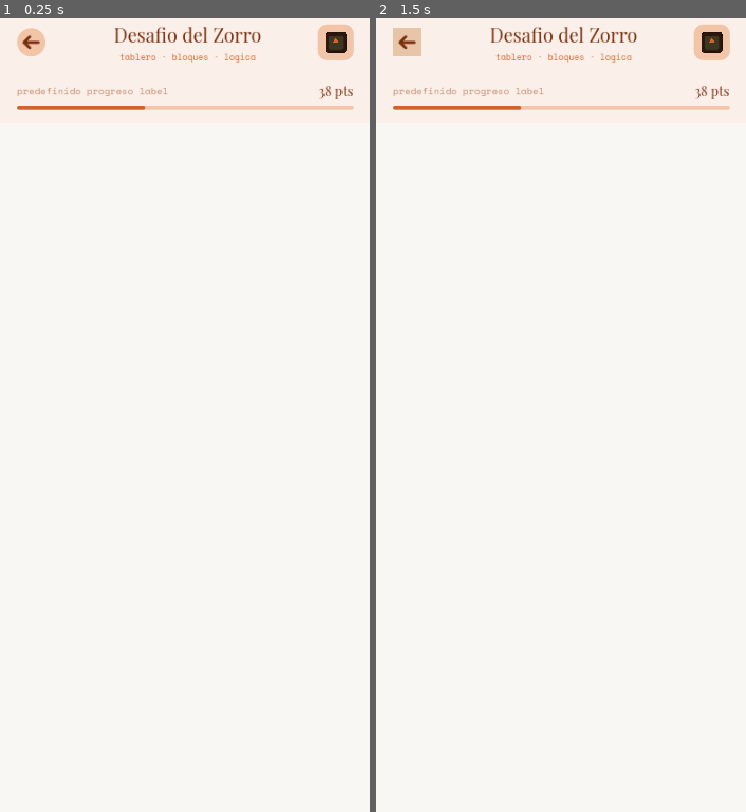
Above: before the commit, frames 1-2 (left to right).
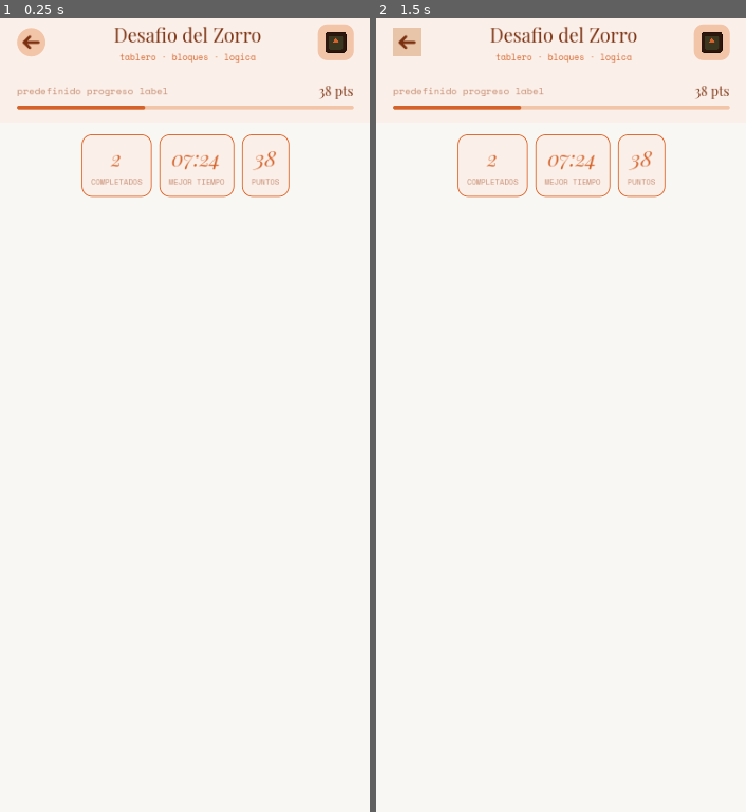
Above: after the commit, the same moments.

Repository: kikesnz7/HUNTERRIDDLE
Game: Godot game, scene res://Escenas/ZorroScreen.tscn
Two runs of this game, one before a commit and one after it. Both use one fixed random seed, a clock stepped at 60 frames per second and the inputs below. This scene is started directly instead of the project's main scene.
Inputs (mouse positions are in pixels of both pictures, inside the frame that each line leads up to):
- Up to frame 1 (0.25 s): no input
- Up to frame 2 (1.5 s): click (405, 41) at 0.5 s; click (405, 41) at 1.25 s

The runs differ from the first frame. In frame 1, 0.8% of the frame differs, in the area x 21-79%, y 14-23%; in frame 2, 0.8%.

Commit message:
Actualizacion Interfaz Zorro(commit 3)
Este va a ser un poco mas largo, he implementado un contenedor para paneles, esos paneles son una clase aparte, la cual sirve de molde para que simplemente sea modificar algunos campos, solo se cambia el texto de las mismas, esto mejora nuestro encapsulamiento de codigo, esto hay que documentarlo bien, y es bastante sencillo a la hora de entenderlo, utilizo Por PRIMERA ver GDscript para funcionalidad. Cosas a tener en cuenta: Al implementar funcionalidades mediante scripts, no se ve el contenido hasta ejecutar la aplicacion, pero hago que mediante una libreria podamos ver los cambios de los mismos en nuestro editor: la libreria se llama @tool, hay que llamarla justo antes de declarar herencias o implementaciones de interfaces de la clase/nodo

Diff:
--- /dev/null
+++ b/Escenas/UI/StatPill.gd
@@ -0,0 +1,21 @@
+@tool
+extends PanelContainer
+
+@export var stat_value : String = "—"
+@export var stat_label : String = ""
+
+@onready var value_lbl : Label = $PillVBox/ValueLabel
+@onready var name_lbl  : Label = $PillVBox/NameLabel
+
+func _ready():
+	value_lbl.text = stat_value
+	name_lbl.text  = stat_label
+
+func set_stat(value: String, label: String = ""):
+	if label != "":
+		name_lbl.text = label
+	value_lbl.modulate.a = 0.0
+	value_lbl.text = value
+	var tween = create_tween()
+	tween.tween_property(value_lbl, "modulate:a", 1.0, 0.3)\
+		.set_ease(Tween.EASE_OUT)
--- /dev/null
+++ b/Escenas/UI/StatPill.tscn
@@ -0,0 +1,53 @@
+[gd_scene format=3 uid="uid://d1f11nhnsftid"]
+
+[ext_resource type="Script" uid="uid://17f1ivr20ply" path="res://Escenas/UI/StatPill.gd" id="1_qgh0x"]
+[ext_resource type="FontFile" uid="uid://l0r14x3kpqye" path="res://fonts/Playfair_Display/PlayfairDisplay-Italic-VariableFont_wght.ttf" id="2_u4d41"]
+[ext_resource type="FontFile" uid="uid://2n0xs3nlrstp" path="res://fonts/Space_Mono/SpaceMono-Regular.ttf" id="3_wgsvi"]
+
+[sub_resource type="StyleBoxFlat" id="StyleBoxFlat_ndpye"]
+content_margin_left = 10.0
+content_margin_top = 10.0
+content_margin_right = 10.0
+content_margin_bottom = 10.0
+bg_color = Color(0.9843137, 0.9411765, 0.9137255, 1)
+border_width_left = 1
+border_width_top = 1
+border_width_right = 1
+border_width_bottom = 1
+border_color = Color(0.8691822, 0.4069171, 0.17578448, 1)
+corner_radius_top_left = 10
+corner_radius_top_right = 10
+corner_radius_bottom_right = 10
+corner_radius_bottom_left = 10
+
+[node name="StatPill" type="PanelContainer" unique_id=664847760]
+anchors_preset = 15
+anchor_right = 1.0
+anchor_bottom = 1.0
+grow_horizontal = 2
+grow_vertical = 2
+size_flags_vertical = 4
+theme_override_styles/panel = SubResource("StyleBoxFlat_ndpye")
+script = ExtResource("1_qgh0x")
+
+[node name="PillVBox" type="VBoxContainer" parent="." unique_id=1702351924]
+layout_mode = 2
+size_flags_vertical = 4
+alignment = 1
+
+[node name="ValueLabel" type="Label" parent="PillVBox" unique_id=184200441]
+layout_mode = 2
+size_flags_horizontal = 4
+theme_override_colors/font_color = Color(0.83137256, 0.38431373, 0.16470589, 1)
+theme_override_fonts/font = ExtResource("2_u4d41")
+theme_override_font_sizes/font_size = 22
+horizontal_alignment = 1
+
+[node name="NameLabel" type="Label" parent="PillVBox" unique_id=1843689924]
+layout_mode = 2
+size_flags_horizontal = 4
+theme_override_colors/font_color = Color(0.76862746, 0.5372549, 0.43529412, 1)
+theme_override_fonts/font = ExtResource("3_wgsvi")
+theme_override_font_sizes/font_size = 8
+horizontal_alignment = 1
+uppercase = true
--- a/Escenas/ZorroScreen.tscn
+++ b/Escenas/ZorroScreen.tscn
@@ -4,6 +4,7 @@
 [ext_resource type="FontFile" uid="uid://blufchrq548bf" path="res://fonts/Playfair_Display/PlayfairDisplay-VariableFont_wght.ttf" id="2_reqkm"]
 [ext_resource type="FontFile" uid="uid://2n0xs3nlrstp" path="res://fonts/Space_Mono/SpaceMono-Regular.ttf" id="3_kt2dm"]
 [ext_resource type="FontFile" uid="uid://b56lqtrbltw8y" path="res://fonts/Playfair_Display/static/PlayfairDisplay-Regular.ttf" id="4_reqkm"]
+[ext_resource type="PackedScene" uid="uid://d1f11nhnsftid" path="res://Escenas/UI/StatPill.tscn" id="5_kt2dm"]
 
 [sub_resource type="StyleBoxFlat" id="StyleBoxFlat_gqyw2"]
 content_margin_left = 18.0
@@ -69,6 +70,14 @@
 corner_radius_bottom_right = 2
 corner_radius_bottom_left = 2
 
+[sub_resource type="StyleBoxFlat" id="StyleBoxFlat_reqkm"]
+content_margin_left = 18.0
+content_margin_top = 12.0
+content_margin_right = 18.0
+content_margin_bottom = 12.0
+bg_color = Color(0.9764706, 0.96862745, 0.9529412, 1)
+border_color = Color(0.12156863, 0.12156863, 0.14509805, 1)
+
 [node name="ZorroScreen" type="Control" unique_id=892256872]
 layout_mode = 3
 anchors_preset = 15
@@ -186,3 +195,27 @@
 step = 1.0
 value = 38.0
 show_percentage = false
+
+[node name="StatsRow" type="PanelContainer" parent="ScrollContainer/VBoxContainer" unique_id=318237799]
+layout_mode = 2
+theme_override_styles/panel = SubResource("StyleBoxFlat_reqkm")
+
+[node name="HBoxContainer" type="HBoxContainer" parent="ScrollContainer/VBoxContainer/StatsRow" unique_id=566613348]
+layout_mode = 2
+theme_override_constants/separation = 8
+alignment = 1
+
+[node name="StatPillCompletados" parent="ScrollContainer/VBoxContainer/StatsRow/HBoxContainer" unique_id=664847760 instance=ExtResource("5_kt2dm")]
+layout_mode = 2
+stat_value = "2"
+stat_label = "Completados"
+
+[node name="StatPillTiempo" parent="ScrollContainer/VBoxContainer/StatsRow/HBoxContainer" unique_id=1026030385 instance=ExtResource("5_kt2dm")]
+layout_mode = 2
+stat_value = "07:24"
+stat_label = "Mejor Tiempo"
+
+[node name="StatPillPuntos" parent="ScrollContainer/VBoxContainer/StatsRow/HBoxContainer" unique_id=281754304 instance=ExtResource("5_kt2dm")]
+layout_mode = 2
+stat_value = "38"
+stat_label = "Puntos"
--- a/project.godot
+++ b/project.godot
@@ -11,7 +11,7 @@
 [application]
 
 config/name="HunterRiddle"
-run/main_scene="uid://d3afuf2swmm5f"
+run/main_scene="uid://dwxdvlia3e1kb"
 config/features=PackedStringArray("4.6", "Mobile")
 config/icon="res://icon.svg"
 
Not shown, added: Escenas/UI/StatPill.gd.uid
